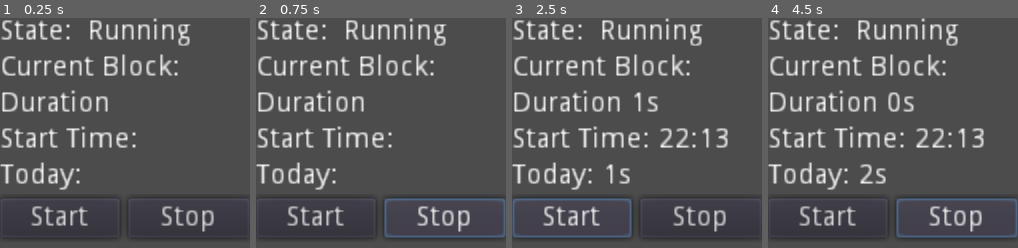
Above: before the commit, frames 1-4 (left to right).
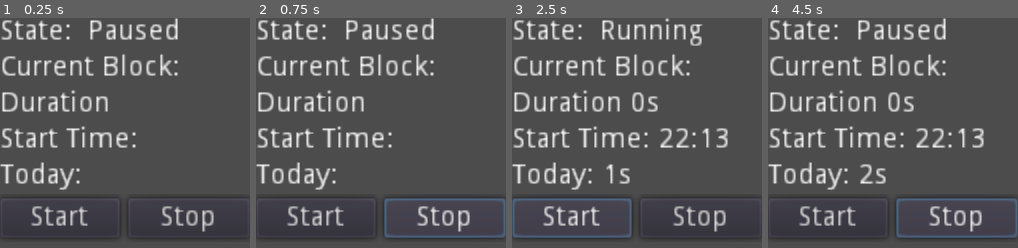
Above: after the commit, the same moments.

Repository: Reneator/Time-Tracker-Godot
Game: Godot game, scene res://Control.tscn
The game is run twice, just before and just after one commit, with the same random seed, the same clock (stepped at 60 frames per second) and the same inputs.
Inputs:
- Up to frame 1 (0.25 s): no input
- Up to frame 2 (0.75 s): click "Stop" at 0.5 s
- Up to frame 3 (2.5 s): click "Start" at 1.25 s; click "Start" at 2 s
- Up to frame 4 (4.5 s): click "Stop" at 2.75 s; click "Start" at 3.5 s; click "Stop" at 4.25 s

The runs differ from the first frame. In frame 1, 1.9% of the frame differs, in the area x 38-76%, y 0-13%; in frame 2, 1.9%; in frame 3, 0.3%; in frame 4, 1.9%.

Commit message:
Small fixes

Diff:
--- a/Control.gd
+++ b/Control.gd
@@ -23,10 +23,9 @@
 
 
 func _process(delta):
-	if not running:
-		return
-	current_day_duration += delta
-	current_block_duration += delta
+	if running:
+		current_day_duration += delta
+		current_block_duration += delta
 
 	set_labels()
 
@@ -44,6 +43,8 @@
 		return "Paused"
 
 func get_duration_as_string(duration): # format of 1h 30m 20s
+	if not duration:
+		return ""
 	var seconds = int(duration)
 	var minutes = int(floor(duration / 60))
 	seconds = seconds % 60
@@ -58,11 +59,14 @@
 	return text
 
 func get_date_string(date_time):
+	if not date_time:
+		return ""
 	return "%d:%d" % [date_time.get("hour"), date_time.get("minute")]
 
 
 func _on_Start_Button_pressed():
 	running = true
+	current_block_duration = 0
 	if not current_block_start_time:
 		current_block_start_time = OS.get_datetime()
 
@@ -70,4 +74,3 @@
 
 func _on_Stop_Button_pressed():
 	running = false
-	current_block_duration = 0
